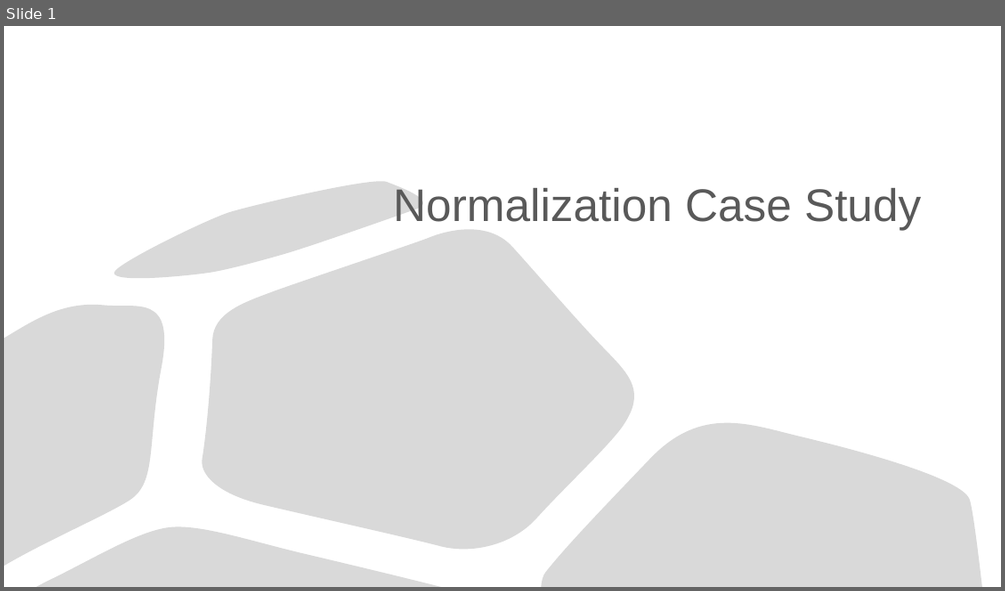
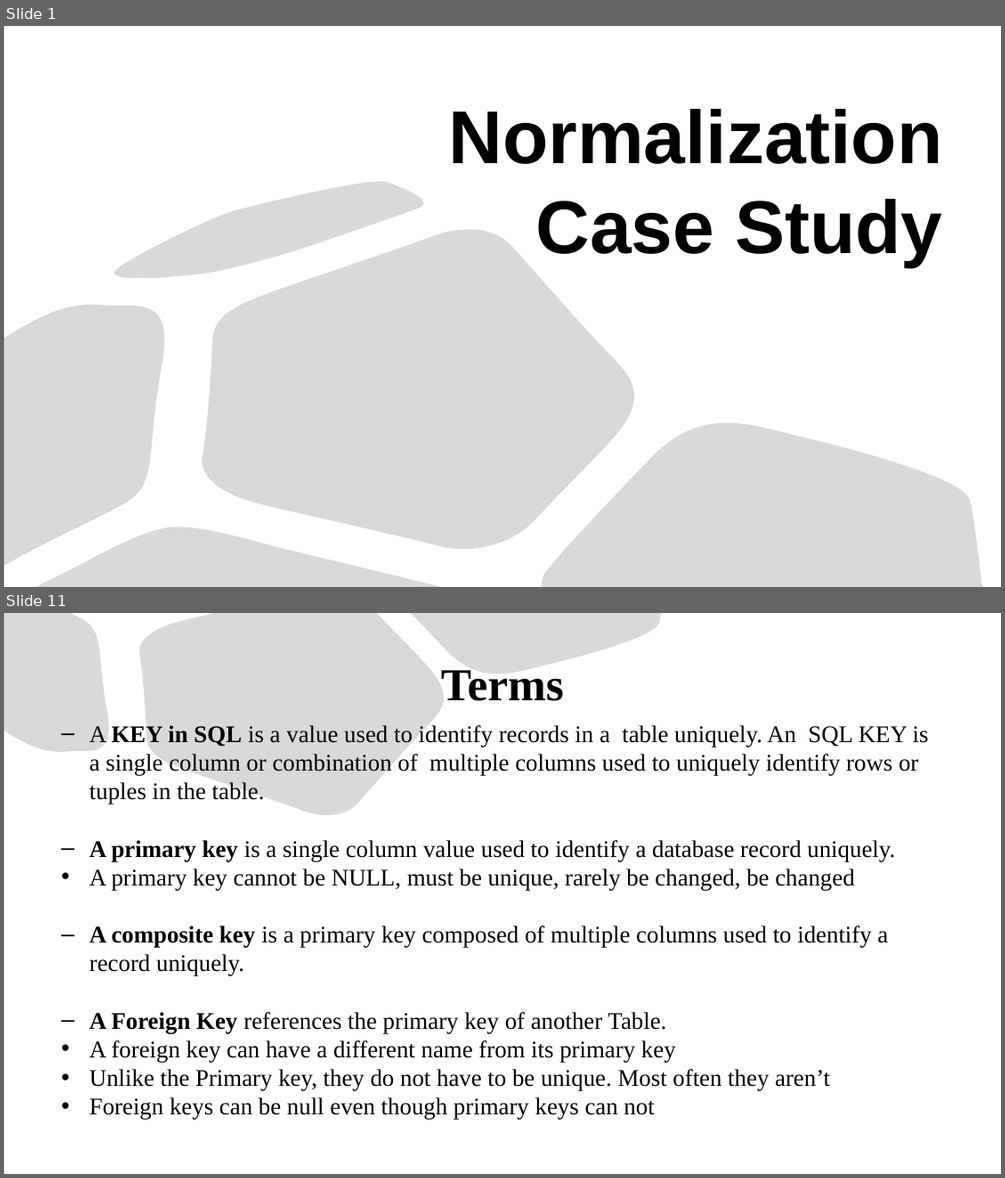
Before and after one commit to Saphall/Leapfrog_Data-Engineering_Assignments, a slide deck: Week1/Day1/Data Assignment/Normalization Case Study.pptx. Shown one above the other, each under a label of ours: slide 1 before the commit, slides 1 and 11 after it; the slides between them are not shown. The pictures are 1005x591 and 1005x1178 pixels, drawn with LibreOffice and Linux fonts; fonts in the diff are those of the drawing. Boxes give left, top, right and bottom in pixels: in the first picture for what was removed or moved away, otherwise in the second. Text is boxed around its words. In the diff, an @@ line names an element or a change of style, - is before the commit and + after.

```diff
--- a/Week1/Day1/Data Assignment/Normalization Case Study.pptx
+++ b/Week1/Day1/Data Assignment/Normalization Case Study.pptx
@@ slide 11 added at (x1=4, y1=613, x2=1001, y2=1174), background #FFFFFF @@
@@ freeform shape added at (x1=4, y1=613, x2=116, y2=761), fill #D9D9D9, outline #000000 0.75 pt @@
@@ freeform shape added at (x1=138, y1=613, x2=452, y2=826), fill #D9D9D9, outline #000000 0.75 pt @@
@@ freeform shape added at (x1=411, y1=613, x2=661, y2=686), fill #D9D9D9, outline #000000 0.75 pt @@
@@ title added at (x1=441, y1=670, x2=564, y2=701), 44 pt, text #000000, bold @@
+Terms
@@ text added at (x1=89, y1=725, x2=929, y2=1091), 23 pt, text #000000 @@
+– A KEY in SQL is a value used to identify records in a table uniquely. An SQL KEY is a single column or combination of multiple columns used to uniquely identify rows or tuples in the table.
+– A primary key is a single column value used to identify a database record uniquely.
+• A primary key cannot be NULL, must be unique, rarely be changed, be changed
+– A composite key is a primary key composed of multiple columns used to identify a record uniquely.
+– A Foreign Key references the primary key of another Table.
+• A foreign key can have a different name from its primary key
+• Unlike the Primary key, they do not have to be unique. Most often they aren’t
+• Foreign keys can be null even though primary keys can not
@@ slide 1 changed as well @@
@@ title "Normalization Case Study" moved from (x1=393, y1=188, x2=921, y2=230) to (x1=449, y1=109, x2=943, y2=266) @@
@@ title "Normalization Case Study" at (x1=449, y1=109, x2=943, y2=266): size 44 to 72 pt, text colour #595959 to #000000, bold on @@
```
Also in this commit, not shown: 9 other slides added.
